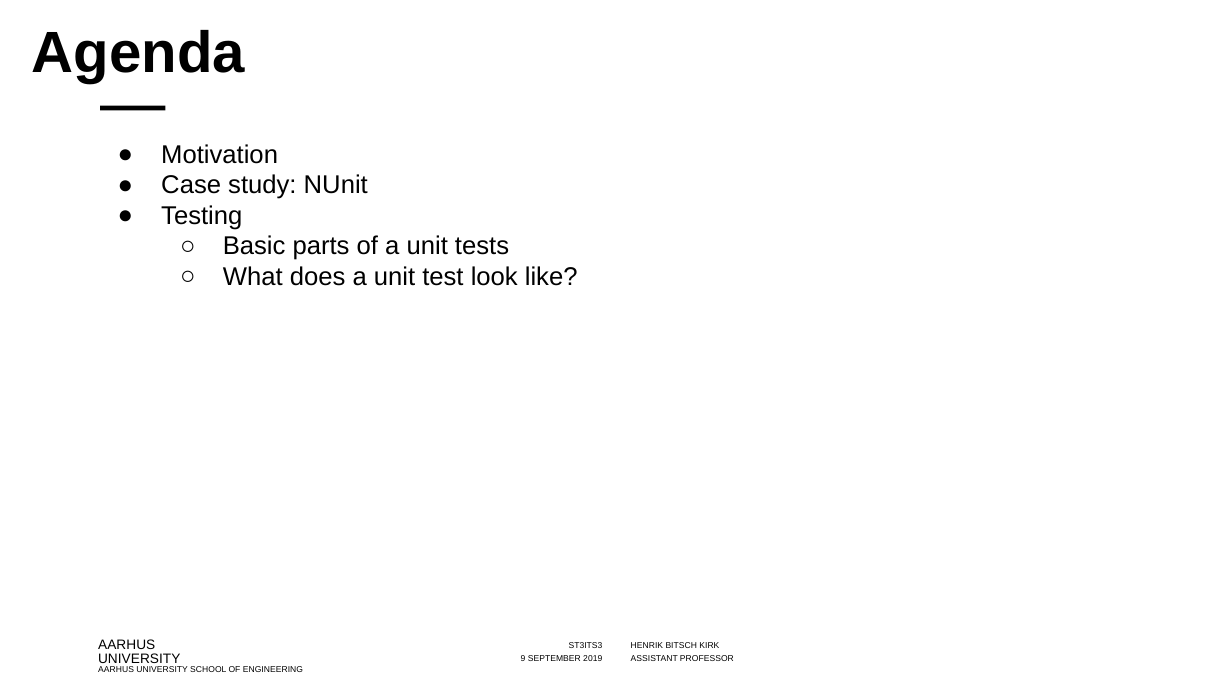
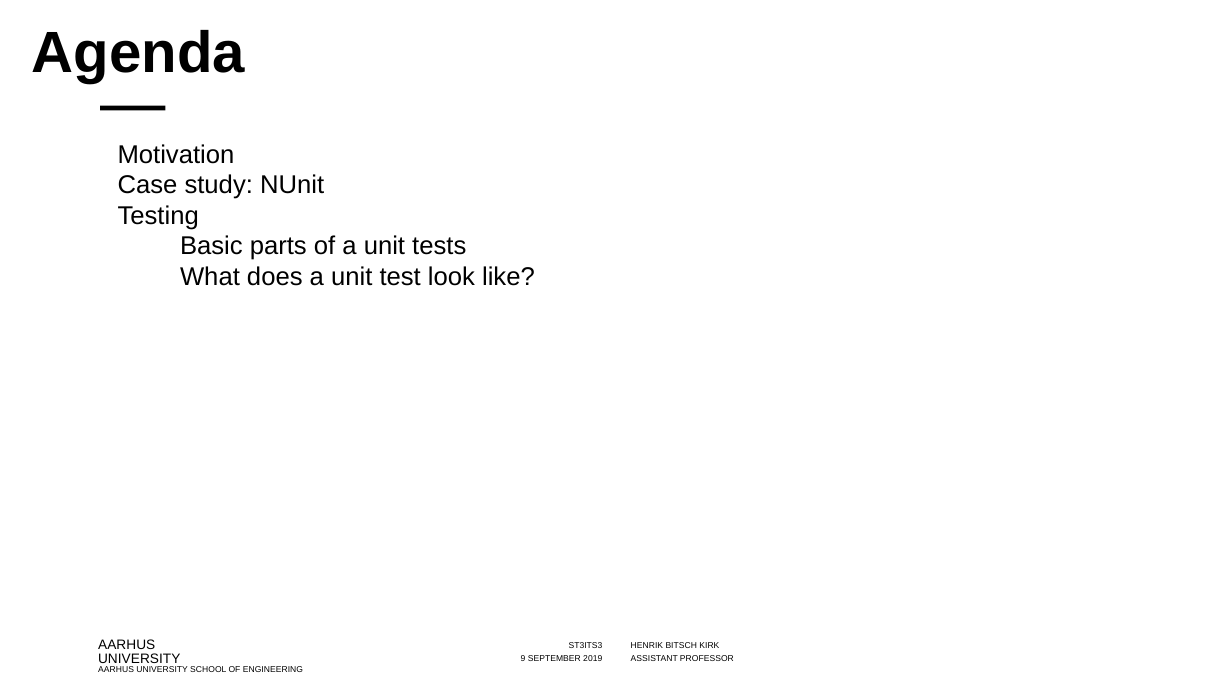
Before and after one commit to codesmurf/st3its3_teaching, a slide deck: slide 2 of 03 Unit Tests/03 Introduction to Unit Tests.pptx. Drawn at 1232x693 pixels with LibreOffice and Linux fonts; fonts in the diff are those of the drawing; background and template pictures are left out. Boxes give left, top, right and bottom in pixels: in the first picture for what was removed or moved away, otherwise in the second. Text is boxed around its words. In the diff, an @@ line names an element or a change of style, - is before the commit and + after.

```diff
--- a/03 Unit Tests/03 Introduction to Unit Tests.pptx
+++ b/03 Unit Tests/03 Introduction to Unit Tests.pptx
@@ text "Motivation" at (118,144,535,286): bullet ● to none; bullet ○ to none @@
```
Also in this commit, not shown: 11 other slides changed, 16 slides added, 3 slides removed, 42 other files.
